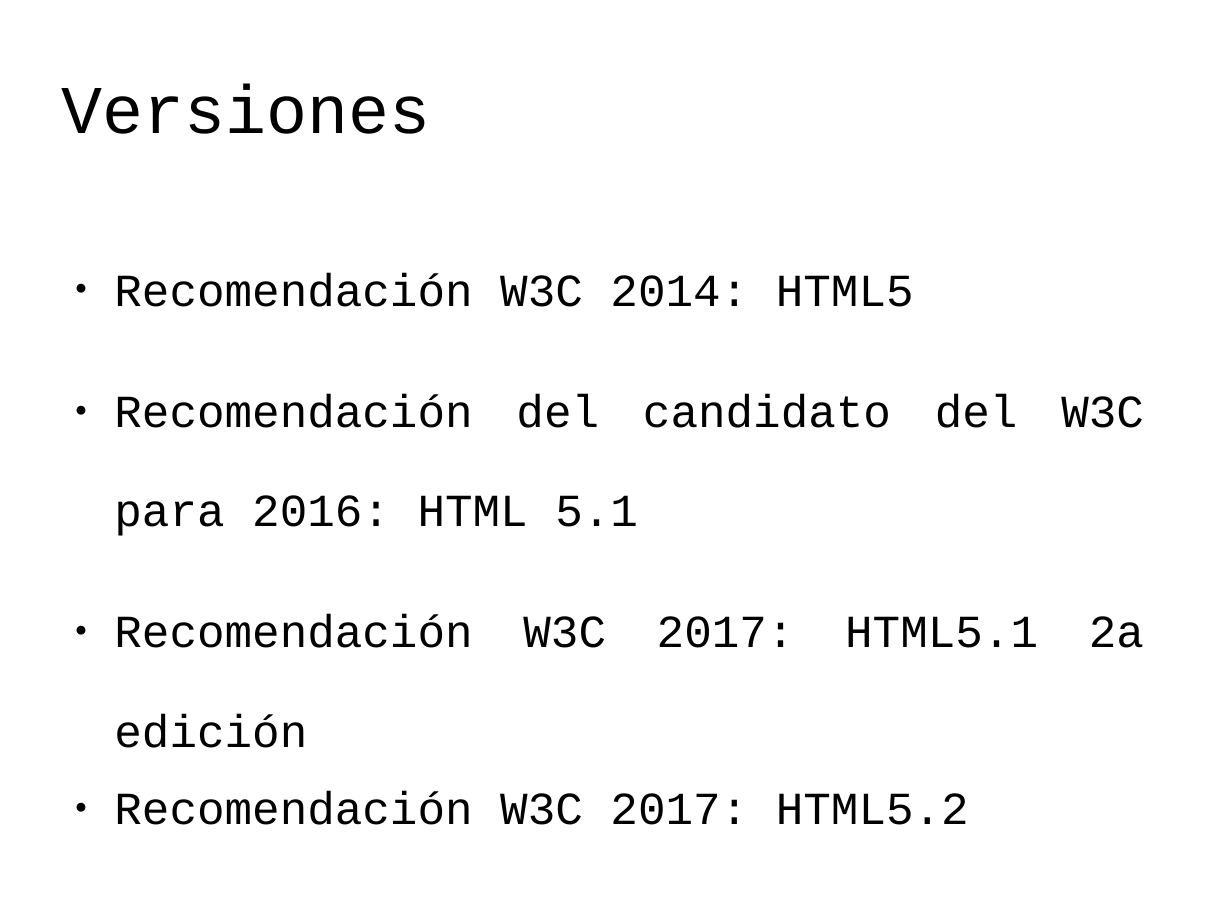
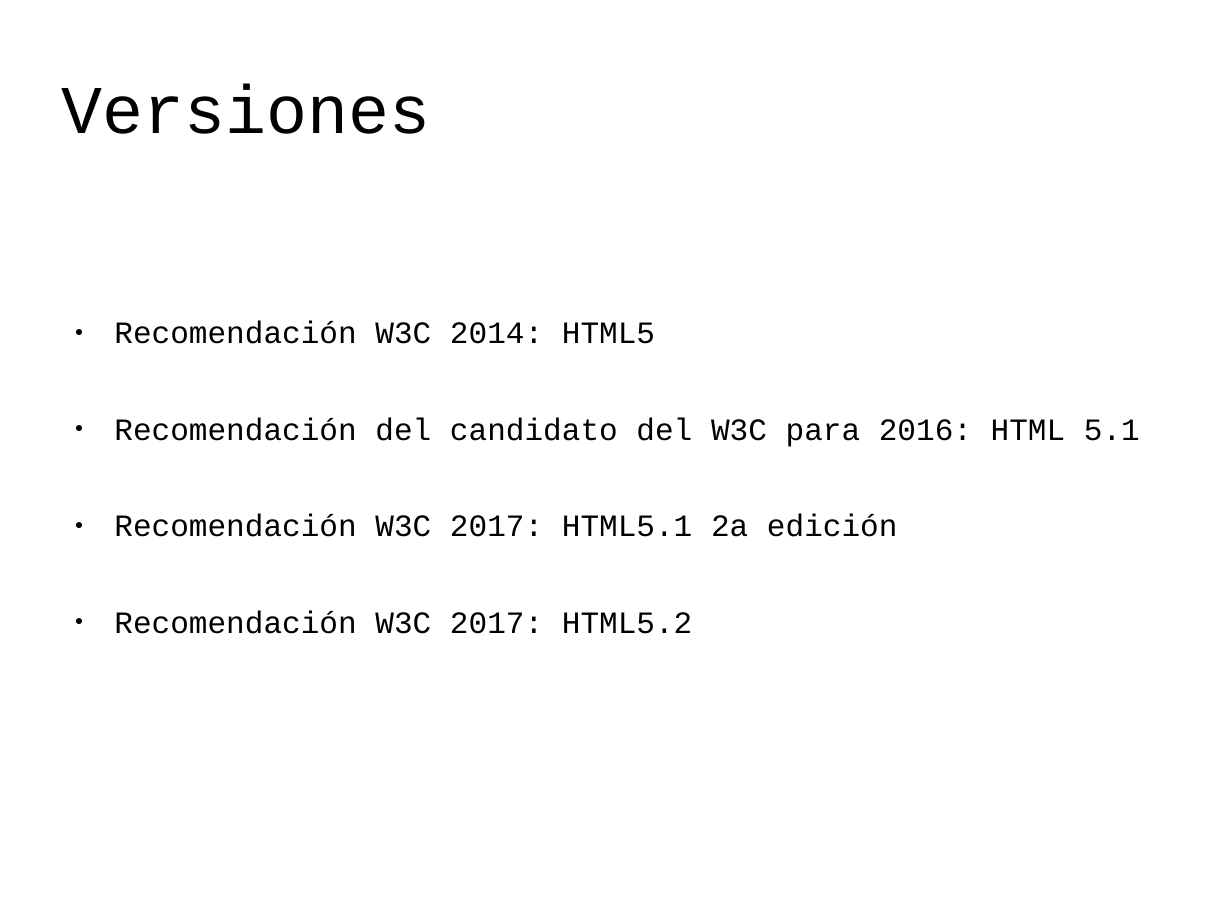
Before and after one commit to codefuncode/Curso-de-HTML-2020, a slide deck: slide 6 of 01-Tutorial-HTML/001-Introduccion-HTML/Introduccion.odp. Drawn at 1232x924 pixels with LibreOffice and Linux fonts; fonts in the diff are those of the drawing; background and template pictures are left out. Boxes give left, top, right and bottom in pixels: in the first picture for what was removed or moved away, otherwise in the second. Text is boxed around its words. In the diff, an @@ line names an element or a change of style, - is before the commit and + after.

```diff
--- a/01-Tutorial-HTML/001-Introduccion-HTML/Introduccion.odp
+++ b/01-Tutorial-HTML/001-Introduccion-HTML/Introduccion.odp
@@ text "Recomendación W3C 2014: HTML5" at (x1=114, y1=321, x2=1140, y2=634): size 29.6 to 20 pt; line spacing 1.8 to 2; line spacing 1 to 2 @@
```
Also in this commit, not shown: 3 other slides changed, 17 other files.
